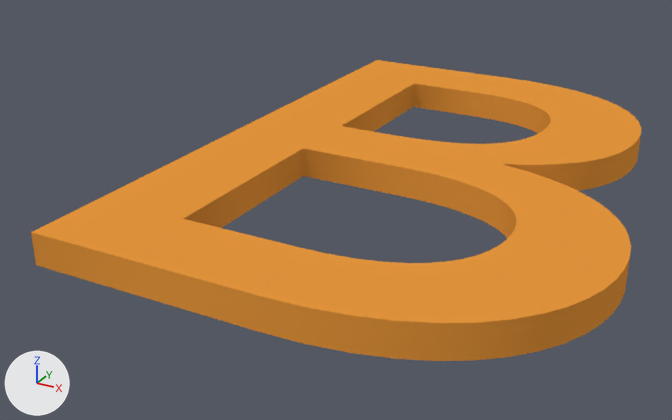
One commit to the Blender file assets/B.blend: the scene before it, then after it.
Rendered twice from a 50 mm camera at (1.4, -2.34, 1.12) aimed at (0.04, 0.13, -0.11). Arrows for +X, +Y and +Z are at lower left; the lights stay in place. Text is drawn in Blender's own font.

Objects in the first picture: 'Text'.
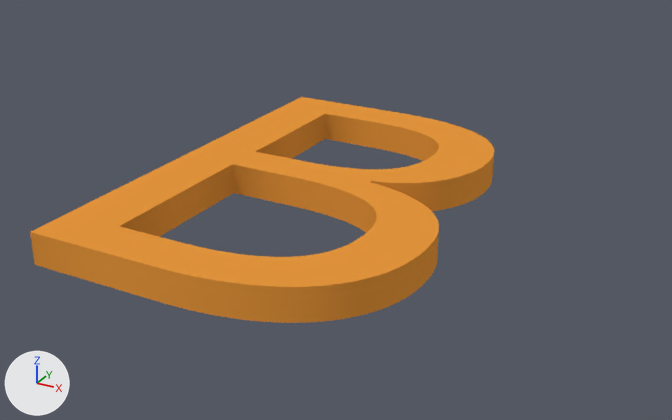
Boxes (x1, y1, x2, y2) around the edits, measured in the pictures (672 x 420 px):
```json
{"object": "Text", "change": "reshaped", "before": [31, 60, 641, 361], "after": [30, 97, 494, 323], "on screen": "24% narrower, 25% shorter"}
```

Edits to the scene script, one JSON object a line:
```json
{"op": "add", "block": "me_cutext", "code": ["me_cutext = bpy.data.meshes.new('CUText')", "me_cutext.from_pydata(...)  # 1000 vertices, 754 faces; spans x -0.0446..0.0555, y -0.0748..0.0737, z -0.013..0.013", "me_cutext.materials.append(mat_material_001)  # orange #e7973d"]}
{"op": "set", "path": "ob_text", "old": "bpy.data.objects.new('Text', txt_text)", "new": "bpy.data.objects.new('Text', me_cutext)"}
```
